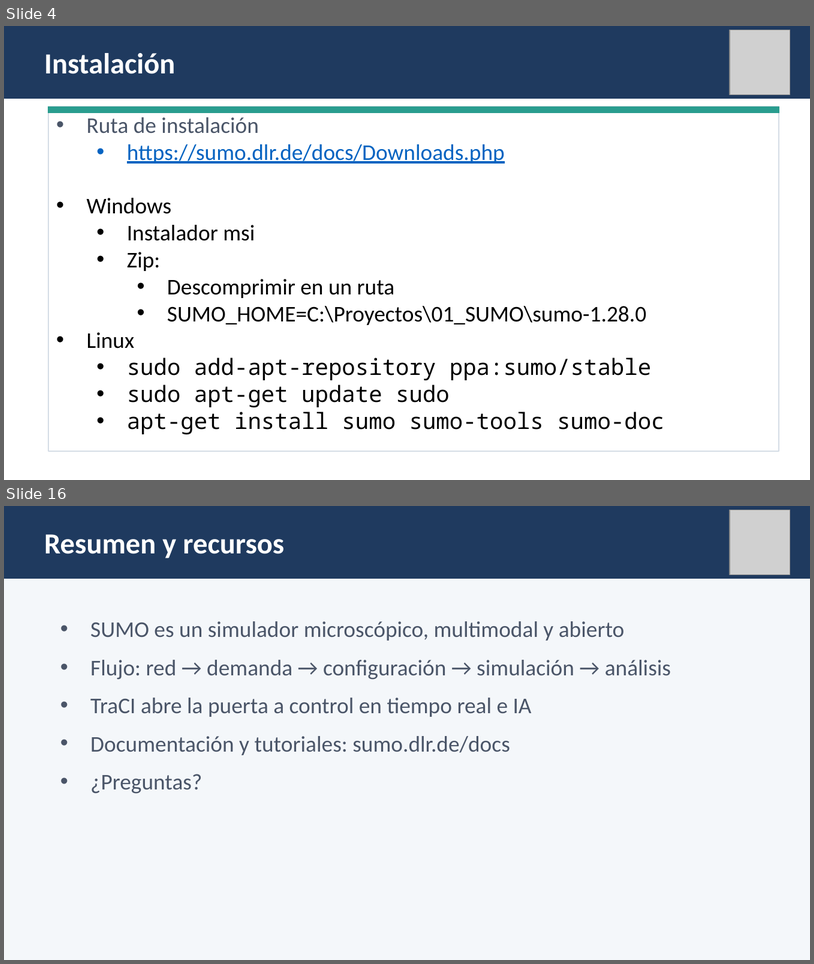
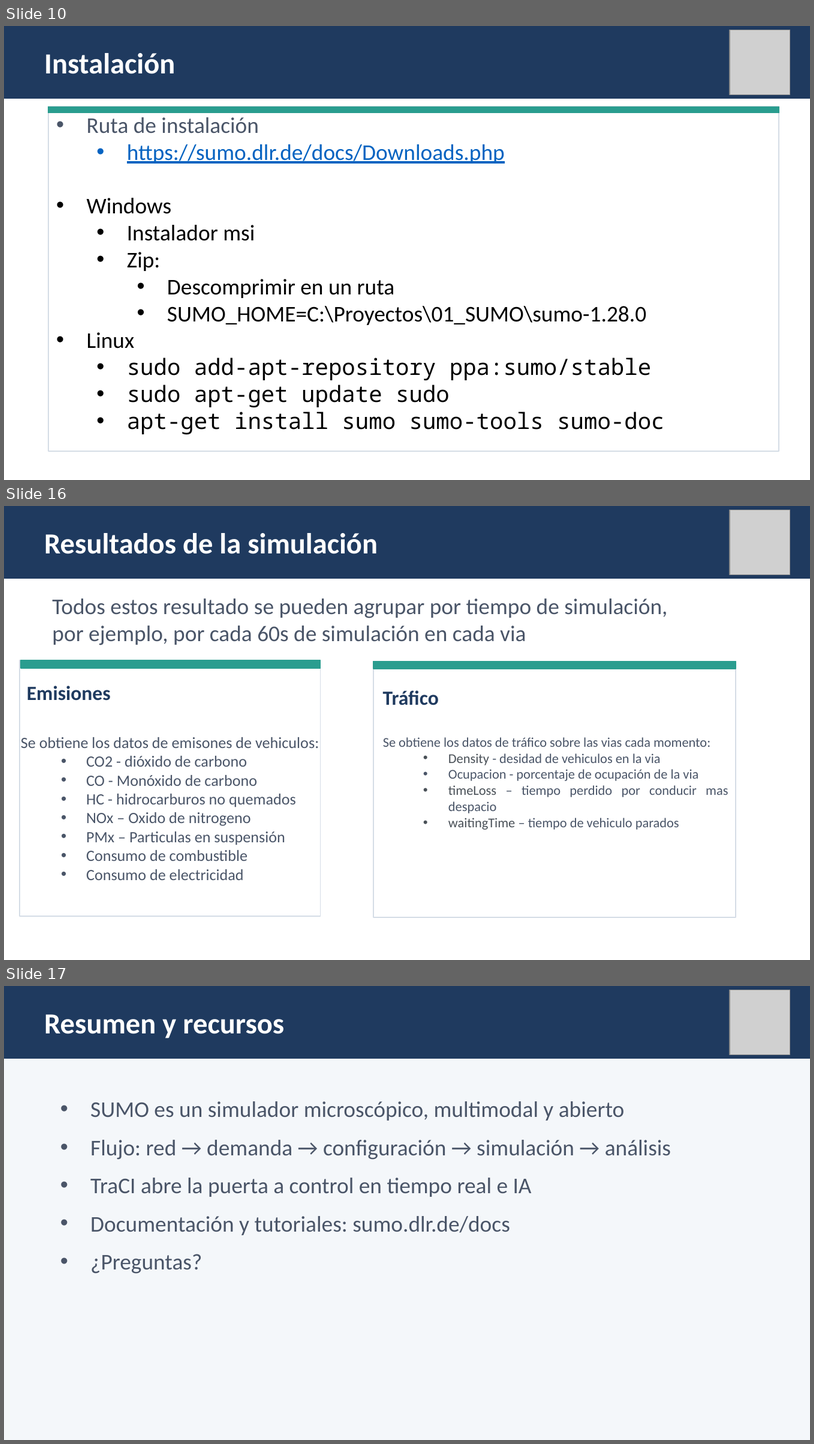
Before and after one commit to owsei/SUMO_presentacion, a slide deck: Presentacion_SUMO.pptx. Shown one above the other, each under a label of ours: slides 4 and 16 before the commit, slides 10, 16 and 17 after it; the slides between them are not shown. The pictures are 814x964 and 814x1444 pixels, drawn with LibreOffice and Linux fonts; fonts in the diff are those of the drawing; grey boxes stand for pictures. Boxes give left, top, right and bottom in pixels: in the first picture for what was removed or moved away, otherwise in the second. Text is boxed around its words. In the diff, an @@ line names an element or a change of style, - is before the commit and + after.

```diff
--- a/Presentacion_SUMO.pptx
+++ b/Presentacion_SUMO.pptx
@@ slide 16 added at bbox=[4, 506, 810, 960], background #FFFFFF @@
@@ rectangle added at bbox=[4, 506, 810, 579], fill #1F3A5F @@
@@ picture added at bbox=[730, 510, 790, 576] @@
@@ text added at bbox=[44, 533, 378, 554], 26 pt, text #FFFFFF, bold @@
+Resultados de la simulación
@@ text added at bbox=[52, 598, 668, 645], 20 pt, text #4A5568 @@
+Todos estos resultado se pueden agrupar por tiempo de simulación,
+por ejemplo, por cada 60s de simulación en cada via
@@ rectangle added at bbox=[20, 660, 321, 916], fill #FFFFFF, outline #D5DDE6 1 pt @@
@@ rectangle added at bbox=[21, 660, 321, 667], fill #2A9D8F, outline #2A9D8F 1 pt @@
@@ rectangle added at bbox=[374, 661, 736, 916], fill #FFFFFF, outline #D5DDE6 1 pt @@
@@ rectangle added at bbox=[374, 661, 736, 668], fill #2A9D8F, outline #2A9D8F 1 pt @@
@@ text added at bbox=[27, 685, 111, 700], 18 pt, text #1F3A5F, bold @@
+Emisiones
@@ text added at bbox=[383, 690, 439, 705], 18 pt, text #1F3A5F, bold @@
+Tráfico
@@ text added at bbox=[21, 737, 319, 880], 14 pt, text #4A5568 @@
+Se obtiene los datos de emisones de vehiculos:
+  • CO2 - dióxido de carbono
+  • CO - Monóxido de carbono
+  • HC - hidrocarburos no quemados
+  • NOx – Oxido de nitrogeno
+  • PMx – Particulas en suspensión
+  • Consumo de combustible
+  • Consumo de electricidad
@@ text added at bbox=[383, 737, 728, 829], 12 pt, text #4A5568 @@
+Se obtiene los datos de tráfico sobre las vias cada momento:
+  • Density - desidad de vehiculos en la via
+  • Ocupacion - porcentaje de ocupación de la via
+  • timeLoss – tiempo perdido por conducir mas despacio
+  • waitingTime – tiempo de vehiculo parados
@@ what was slide 4 is now slide 10 @@
@@ what was slide 16 is now slide 17 @@
```
Also in this commit, not shown: 10 slides changed, 1 other slide added, 1 slide removed.
